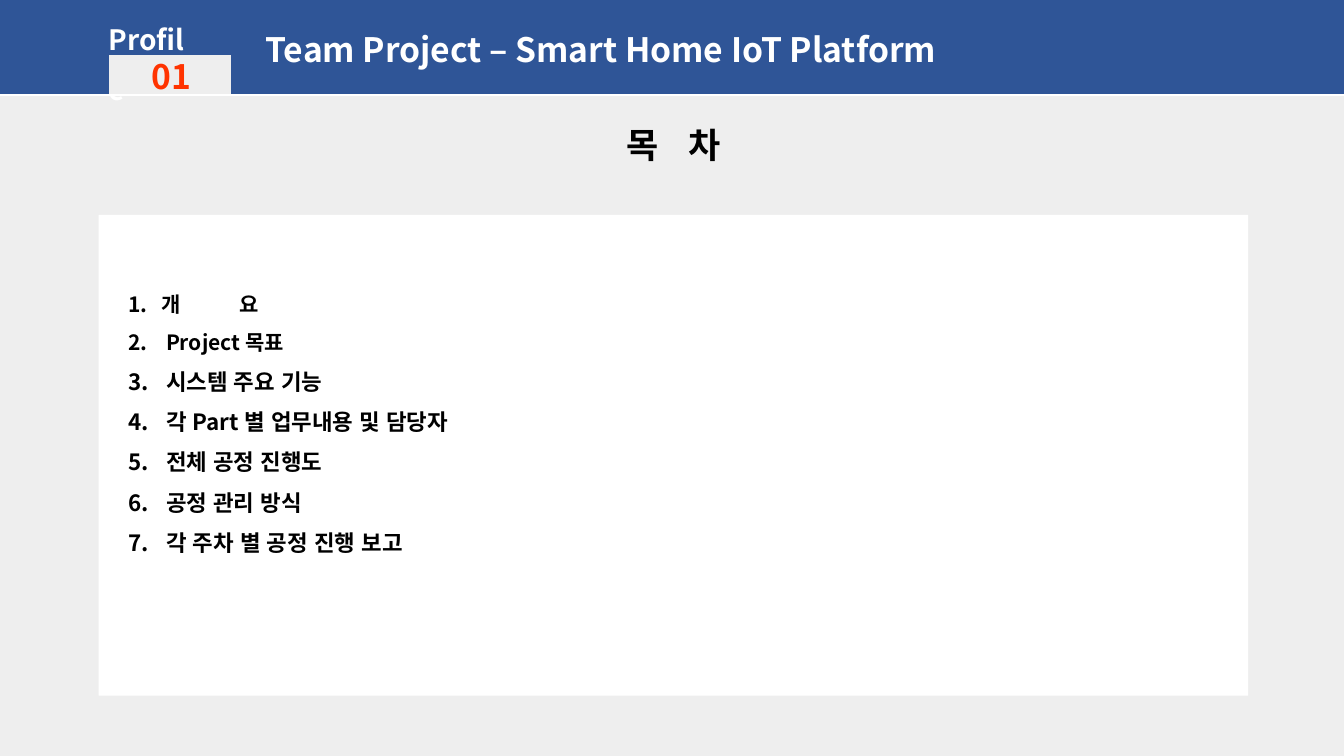
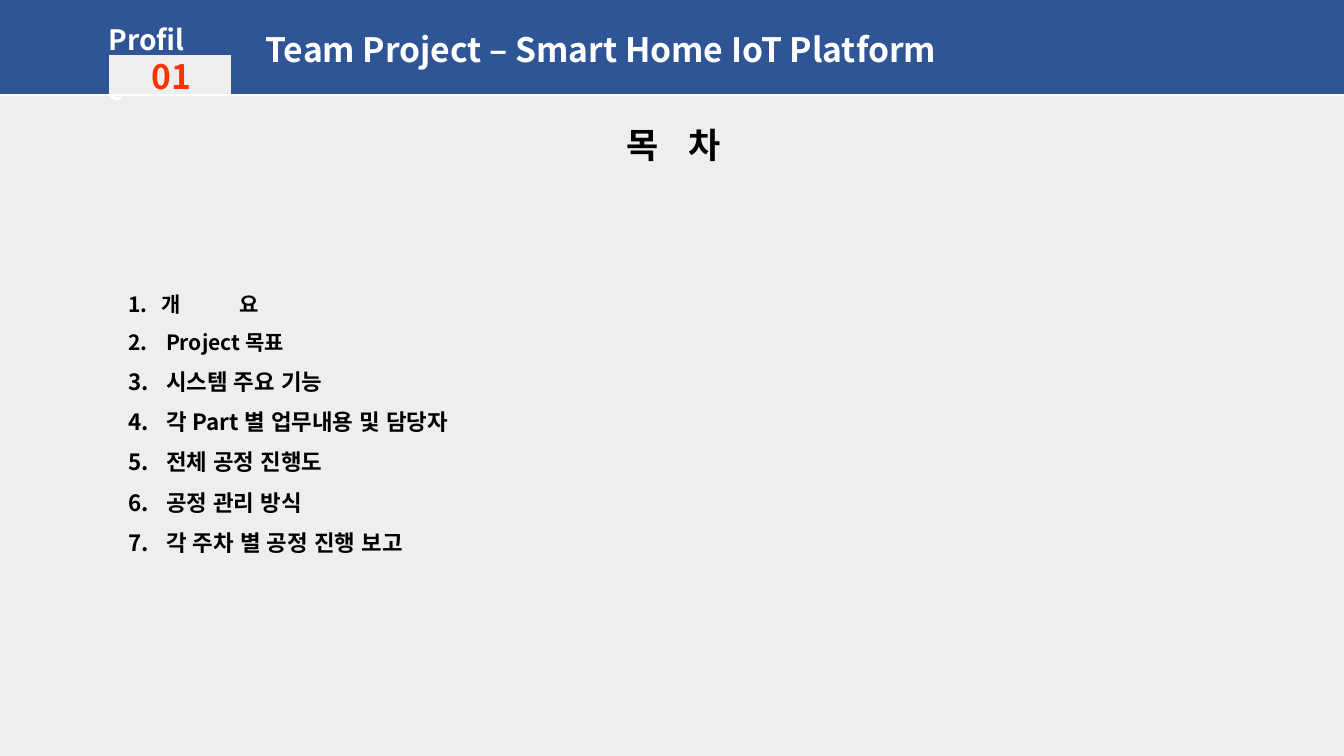
Before and after one commit to seodh1128/TMproject, a slide deck: slide 2 of Document/Report/20171215_TeamProject_최종보고서.pptx. Drawn at 1344x756 pixels with LibreOffice and Linux fonts; fonts in the diff are those of the drawing. Boxes give left, top, right and bottom in pixels: in the first picture for what was removed or moved away, otherwise in the second. Text is boxed around its words. In the diff, an @@ line names an element or a change of style, - is before the commit and + after.

```diff
--- a/Document/Report/20171215_TeamProject_최종보고서.pptx
+++ b/Document/Report/20171215_TeamProject_최종보고서.pptx
@@ text "1. 개 요": place and size @@
-text "1. 개 요" at bbox=[99, 215, 1248, 696]
+text "1. 개 요" at bbox=[128, 294, 448, 556]
@@ text "1. 개 요" at bbox=[128, 294, 448, 556]: fill #FFFFFF to none @@
```
Also in this commit, not shown: 1 other slide changed, 29 other files.
